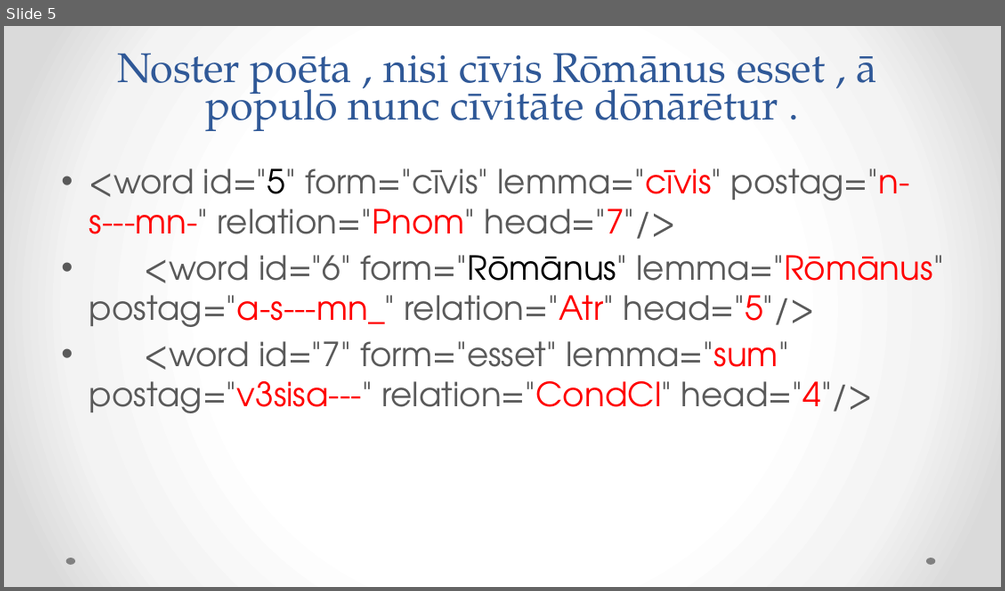
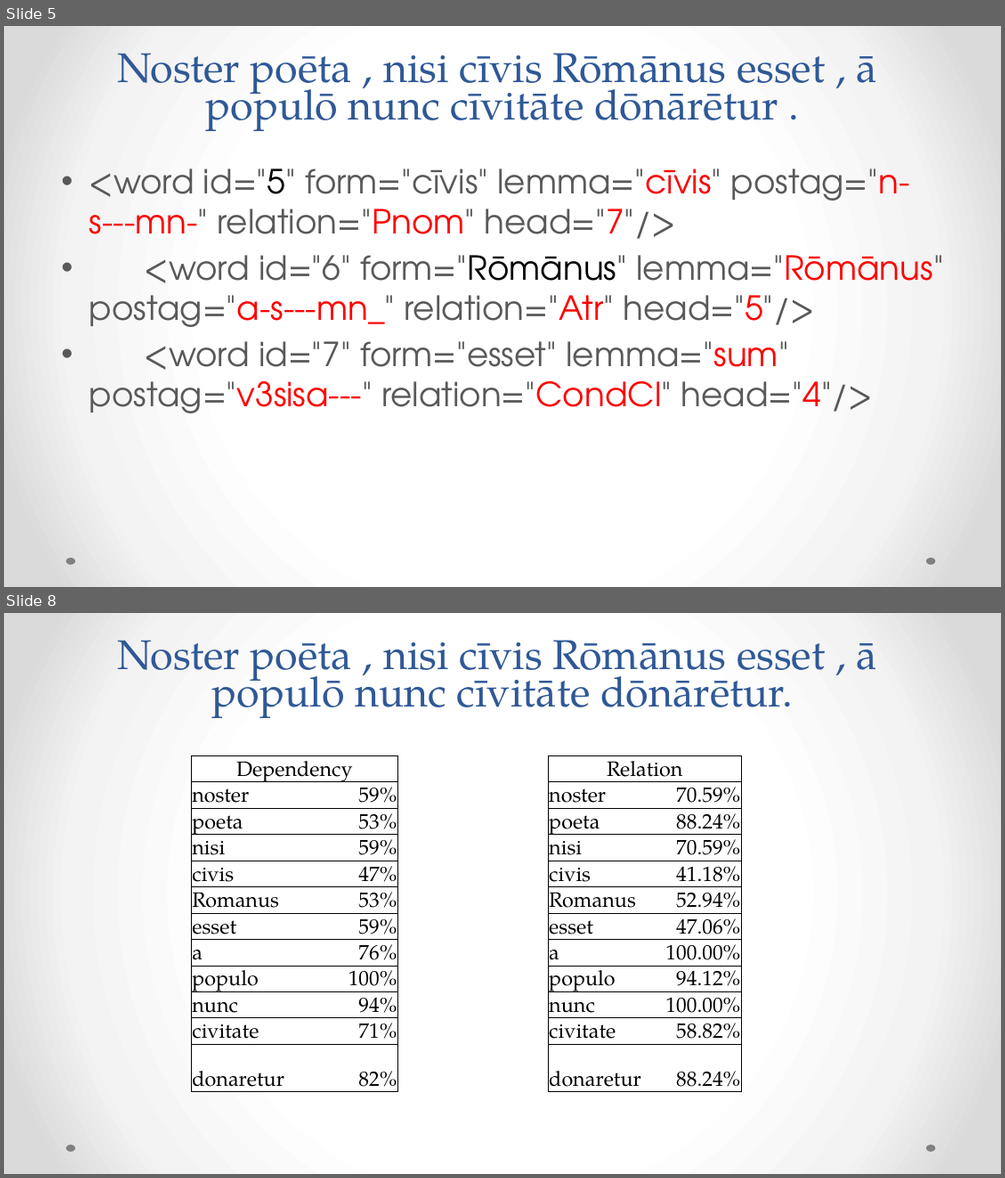
Before and after one commit to rgorman/syntacto_stylistics, a slide deck: Presentations/CAMWS_2016/Gorman_camws_2016.pptx. Shown one above the other, each under a label of ours: slide 5 before the commit, slides 5 and 8 after it; the slides between them are not shown. The pictures are 1005x591 and 1005x1178 pixels, drawn with LibreOffice and Linux fonts; fonts in the diff are those of the drawing. Boxes give left, top, right and bottom in pixels: in the first picture for what was removed or moved away, otherwise in the second. Text is boxed around its words. In the diff, an @@ line names an element or a change of style, - is before the commit and + after.

```diff
--- a/Presentations/CAMWS_2016/Gorman_camws_2016.pptx
+++ b/Presentations/CAMWS_2016/Gorman_camws_2016.pptx
@@ slide 8 added at <box>4,613,1001,1174</box>, background gradient #FFFFFF to #F4F4F4 to #DADADA; not listed: 2 template elements that a slide beside it also shows @@
@@ title added at <box>117,640,876,718</box>, 40 pt, text #2F5897 @@
+Noster poēta , nisi cīvis Rōmānus esset , ā
+populō nunc cīvitāte dōnārētur.
@@ table added at <box>192,755,398,1095</box>, 12 rows, 2 columns @@
+Dependency | 
+noster | 59%
+poeta | 53%
+nisi | 59%
+civis | 47%
+Romanus | 53%
+esset | 59%
+a | 76%
+populo | 100%
+nunc | 94%
+civitate | 71%
+donaretur | 82%
@@ table added at <box>549,755,741,1095</box>, 12 rows, 2 columns @@
+Relation | 
+noster | 70.59%
+poeta | 88.24%
+nisi | 70.59%
+civis | 41.18%
+Romanus | 52.94%
+esset | 47.06%
+a | 100.00%
+populo | 94.12%
+nunc | 100.00%
+civitate | 58.82%
+donaretur | 88.24%
```
Also in this commit, not shown: 13 other slides added.
